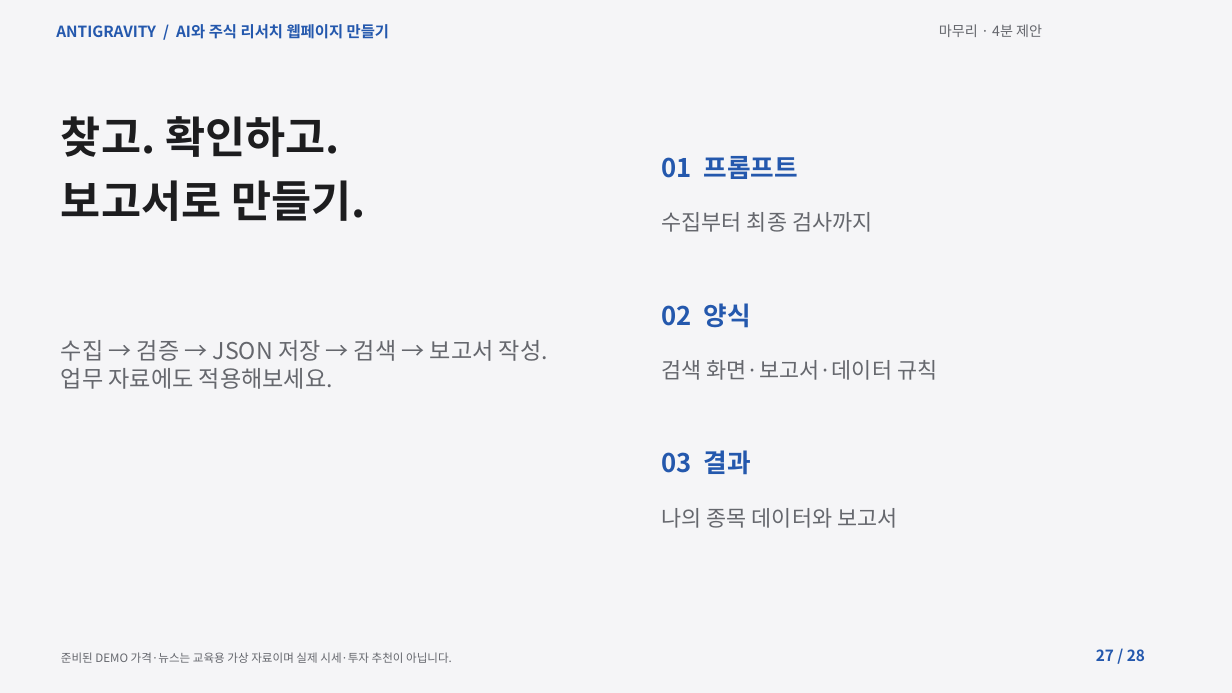
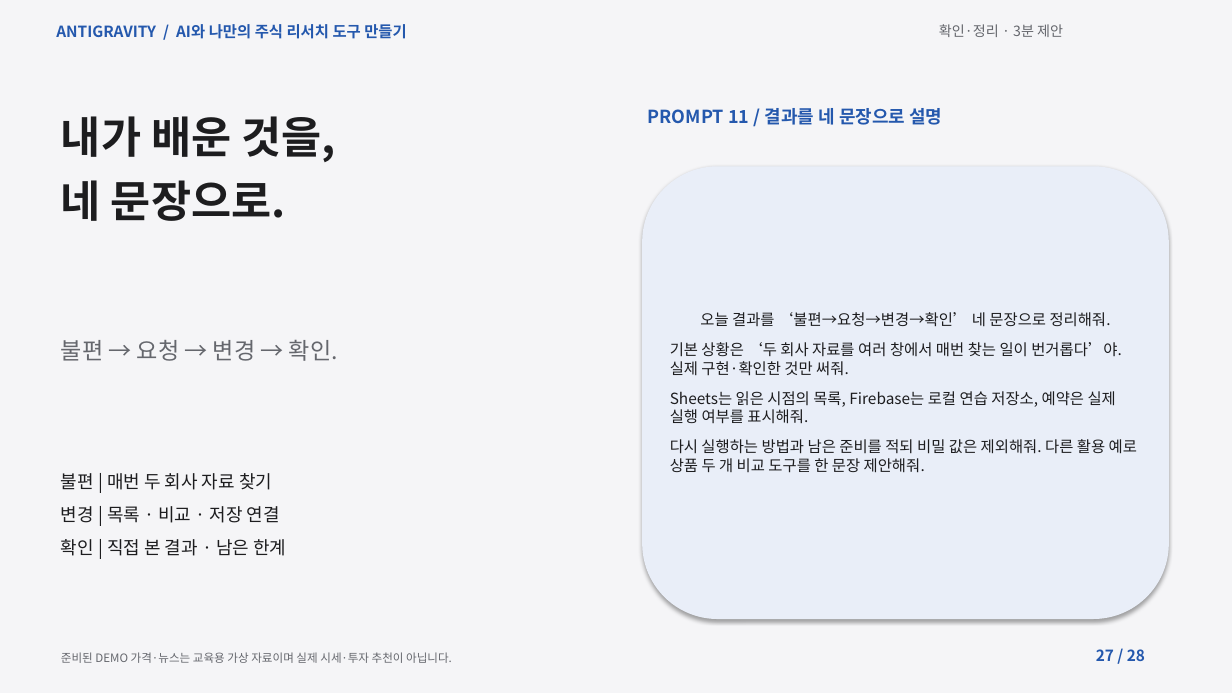
Before and after one commit to elect94/reportsol, a slide deck: slide 27 of materials/lecture.pptx. Drawn at 1232x693 pixels with LibreOffice and Linux fonts; fonts in the diff are those of the drawing. Boxes give left, top, right and bottom in pixels: in the first picture for what was removed or moved away, otherwise in the second. Text is boxed around its words. In the diff, an @@ line names an element or a change of style, - is before the commit and + after.

```diff
--- a/materials/lecture.pptx
+++ b/materials/lecture.pptx
@@ text at (56, 24, 406, 39): text changed @@
-ANTIGRAVITY / AI와 주식 리서치 웹페이지 만들기
+ANTIGRAVITY / AI와 나만의 주식 리서치 도구 만들기
@@ text at (939, 24, 1063, 37): text changed @@
-마무리 · 4분 제안
+확인·정리 · 3분 제안
@@ text at (61, 116, 335, 221): text changed @@
-찾고. 확인하고.
-보고서로 만들기.
+내가 배운 것을,
+네 문장으로.
@@ text added at (648, 108, 942, 125), 14 pt, text #2458AD, bold @@
+PROMPT 11 / 결과를 네 문장으로 설명
@@ rounded rectangle added at (642, 166, 1169, 619), fill #E9EEF8, 12 pt, text #1D1D1F @@
+오늘 결과를 ‘불편→요청→변경→확인’ 네 문장으로 정리해줘.
+기본 상황은 ‘두 회사 자료를 여러 창에서 매번 찾는 일이 번거롭다’야. 실제 구현·확인한 것만 써줘.
+Sheets는 읽은 시점의 목록, Firebase는 로컬 연습 저장소, 예약은 실제 실행 여부를 표시해줘.
+다시 실행하는 방법과 남은 준비를 적되 비밀 값은 제외해줘. 다른 활용 예로 상품 두 개 비교 도구를 한 문장 제안해줘.
@@ text removed at (662, 156, 799, 179) @@
-01 프롬프트
@@ text removed at (662, 212, 872, 232) @@
-수집부터 최종 검사까지
@@ text removed at (662, 303, 751, 328) @@
-02 양식
@@ text at (61, 340, 338, 361): text changed @@
-수집 → 검증 → JSON 저장 → 검색 → 보고서 작성. 업무 자료에도 적용해보세요.
+불편 → 요청 → 변경 → 확인.
@@ text removed at (662, 360, 937, 380) @@
-검색 화면·보고서·데이터 규칙
@@ text added at (61, 473, 286, 556), 14 pt, text #1D1D1F @@
+불편 | 매번 두 회사 자료 찾기
+변경 | 목록 · 비교 · 저장 연결
+확인 | 직접 본 결과 · 남은 한계
@@ text removed at (662, 450, 751, 475) @@
-03 결과
@@ text removed at (662, 508, 897, 528) @@
-나의 종목 데이터와 보고서
```
Also in this commit, not shown: 26 other slides changed, 1 slide added, 1 slide removed, 26 other files.
